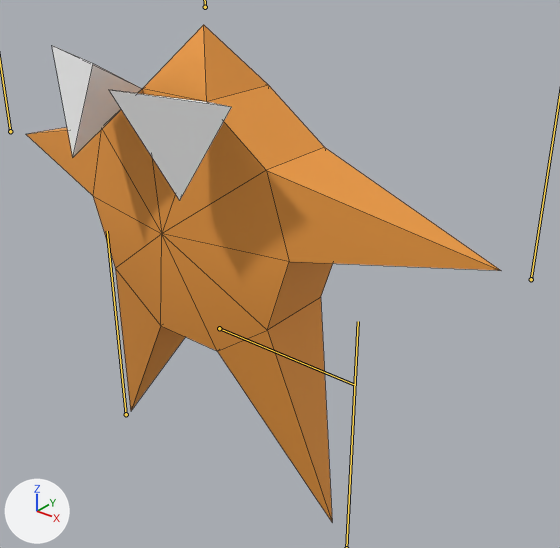
Renders of the FBX model fbx/star.fbx from each side of a commit.
The view is the same before and after, from a 50 mm camera at (0.01025, -0.0106, 0.00574) aimed at (0.00063, 0.00143, -0.00172). Arrows for +X, +Y and +Z are at lower left; the lights stay in place. The bones that change are drawn over the model as lines. Mesh edges are drawn as thin lines.

The first picture shows 'star01'.
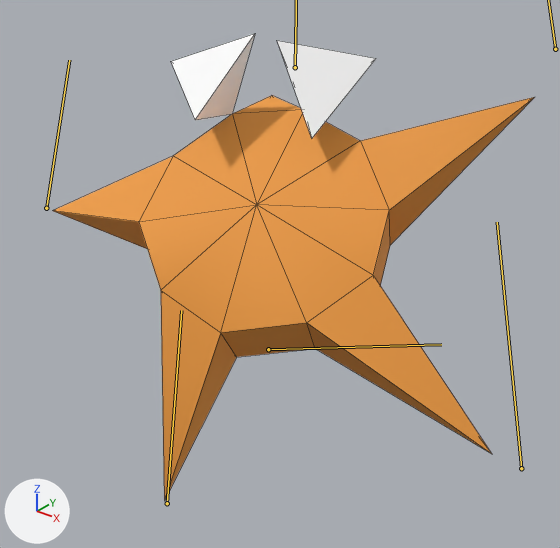
The newer file adds an action. The first version stands in its rest pose; the second is drawn at frame 5 of the action 'HURT'.

The change in detail:
Bone 'joint1' (bone_joint1) moves from (0.0, 0.0, 0.0) to (-0.001, 0.137, 0.0).
Bone 'joint1' (bone_joint1) turns from (0, 0, 0) to (42, -37, -35) degrees about its own x, y and z.
Bone 'joint2' (bone_joint2) moves from (0.0, 0.0, 0.0) to (0.046, 0.067, -0.028).
Bone 'joint6' (bone_joint6) moves from (0.0, 0.0, 0.0) to (0.152, 0.195, -0.133).
Bone 'joint4' (bone_joint4) moves from (0.0, 0.0, 0.0) to (0.023, 0.132, -0.468).
Bone 'joint8' (bone_joint8) moves from (0.0, 0.0, 0.0) to (0.093, 0.105, -0.116).
Bone 'joint10' (bone_joint10) moves from (0.0, 0.0, 0.0) to (-0.112, 0.062, 0.415).

What differs and where, as boxes [x1, y1, x2, y2] in the pictures (560 x 548 px):
'star01', posed (6% shorter): before [26, 25, 501, 522]; after [53, 34, 534, 501]
bone 'joint1', root to tip: before (219, 328) to (355, 385); after (268, 349) to (441, 344)
bone 'joint4', root to tip: before (126, 414) to (107, 231); after (167, 503) to (181, 310)
